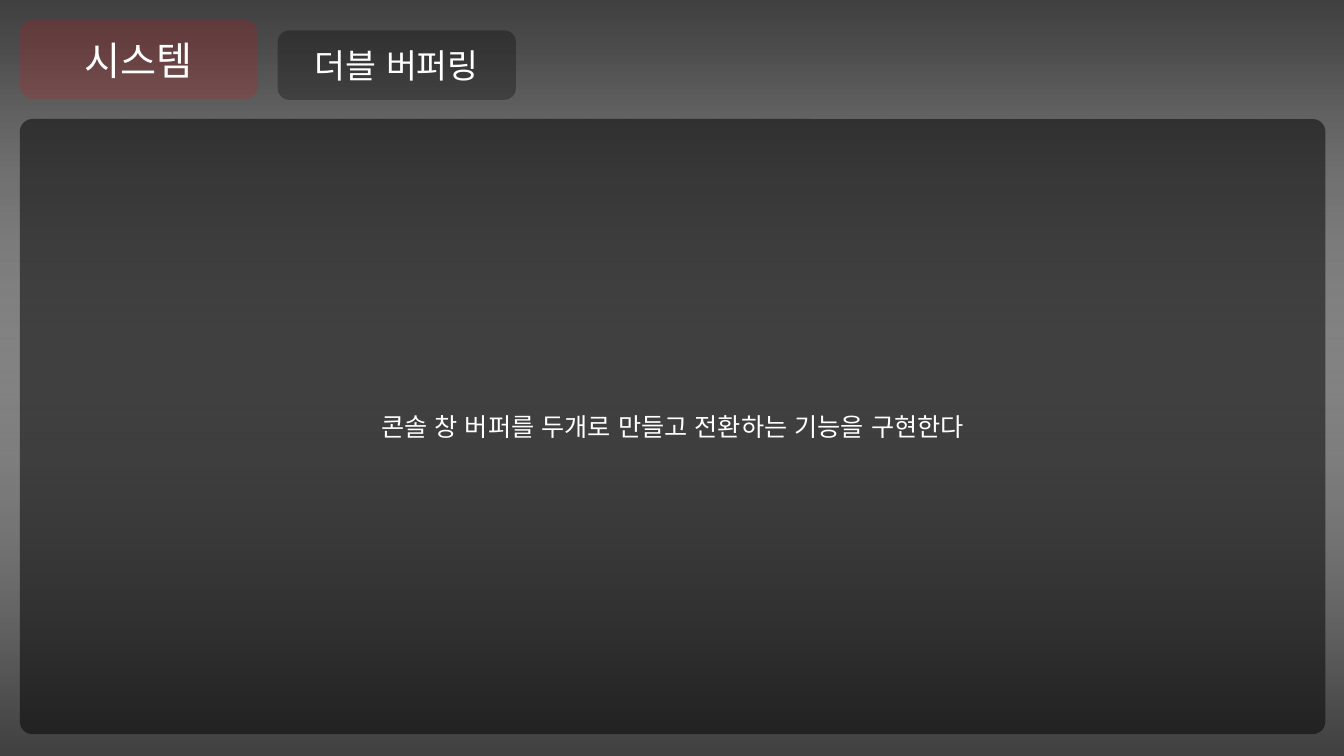
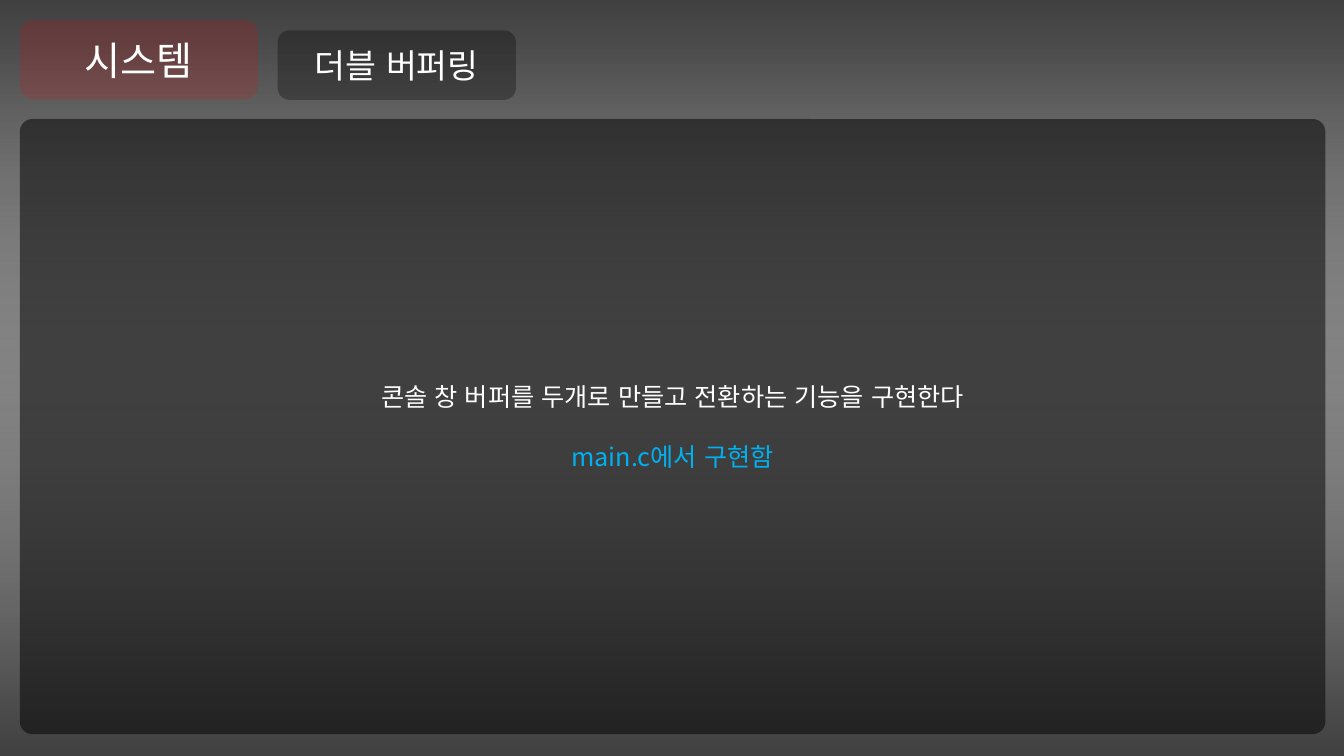
Before and after one commit to Niiok/inha_2021, a slide deck: slide 10 of May7ppt.pptm (slide 7 before the commit). Drawn at 1344x756 pixels with LibreOffice and Linux fonts; fonts in the diff are those of the drawing. Boxes give left, top, right and bottom in pixels: in the first picture for what was removed or moved away, otherwise in the second. Text is boxed around its words. In the diff, an @@ line names an element or a change of style, - is before the commit and + after.

```diff
--- a/May7ppt.pptm
+++ b/May7ppt.pptm
@@ text in rounded rectangle at [571, 445, 774, 468]: paragraph added @@
+main.c에서 구현함
```
Also in this commit, not shown: 15 other slides changed, 10 slides added, 3 other files.
